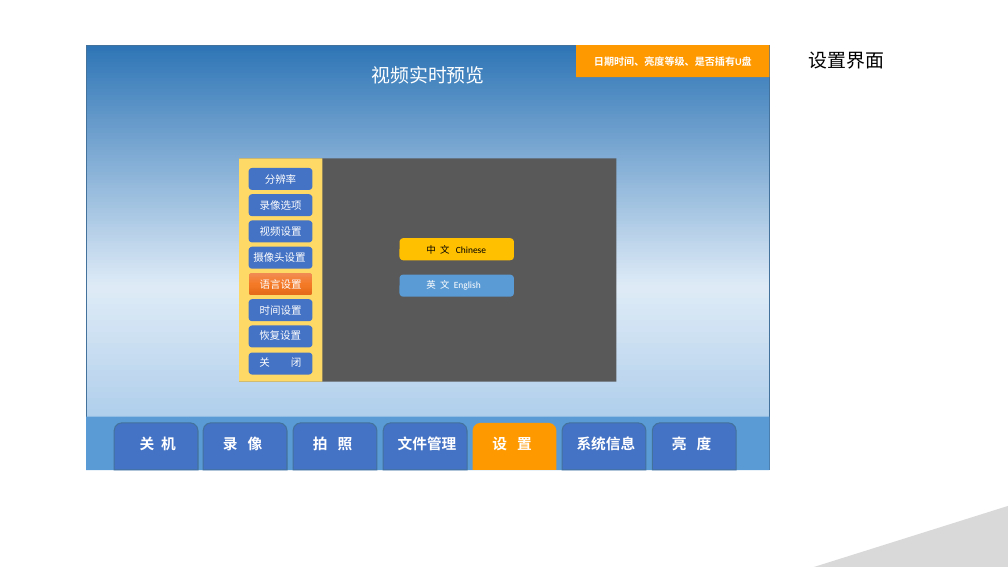
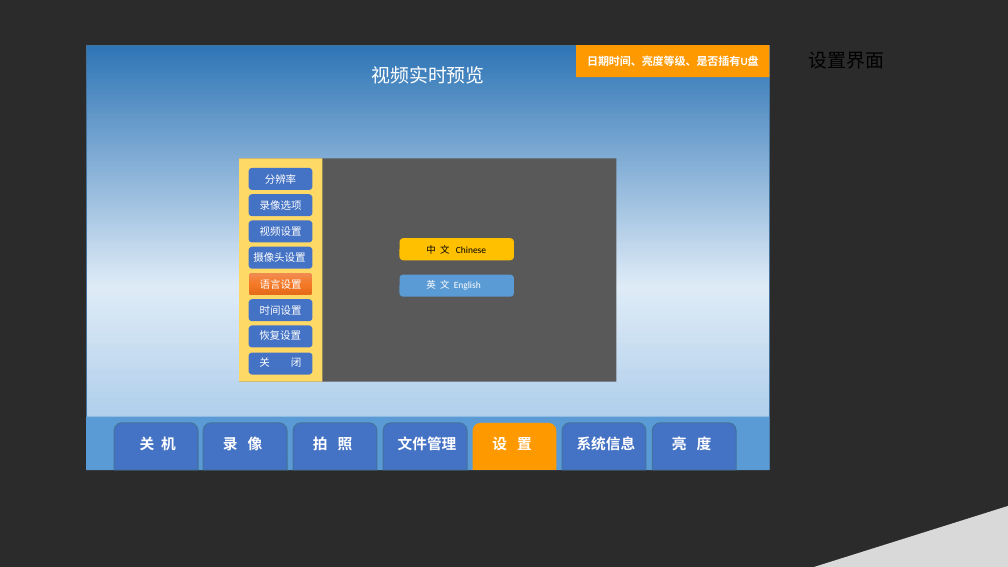
Before and after one commit to zengzhiwenCode/VideoRecordTool, a slide deck: slide 12 of docs/软件定制20170626.pptx. Drawn at 1008x567 pixels with LibreOffice and Linux fonts; fonts in the diff are those of the drawing; background and template pictures are left out; a plain dark background stands for a picture behind light text. Boxes give left, top, right and bottom in pixels: in the first picture for what was removed or moved away, otherwise in the second. Text is boxed around its words. In the diff, an @@ line names an element or a change of style, - is before the commit and + after.

```diff
--- a/docs/软件定制20170626.pptx
+++ b/docs/软件定制20170626.pptx
@@ background #FFFFFF to picture (left out) @@
@@ rectangle "日期时间、亮度等级、是否插有U盘" at bbox=[576, 45, 770, 77]: size 9.6 to 10.5 pt @@
```
Also in this commit, not shown: 12 other slides changed, 10 other files.
